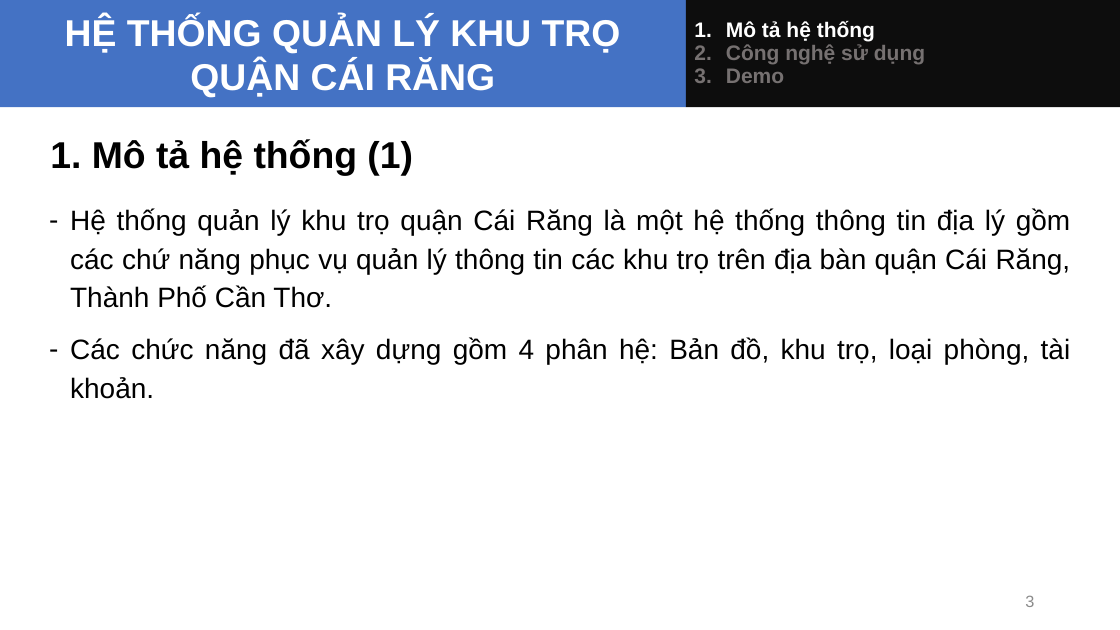
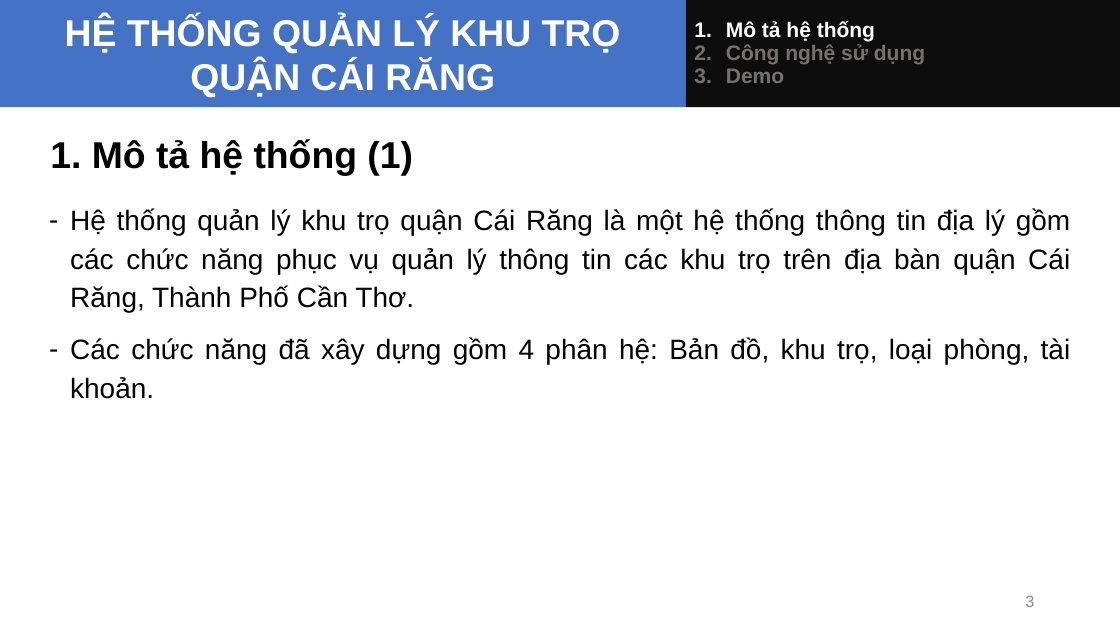
Before and after one commit to tranlyvan/khutro_cairang, a slide deck: slide 3 of Bao cao Nhom.pptx. Drawn at 1120x630 pixels with LibreOffice and Linux fonts; fonts in the diff are those of the drawing. Boxes give left, top, right and bottom in pixels: in the first picture for what was removed or moved away, otherwise in the second. Text is boxed around its words. In the diff, an @@ line names an element or a change of style, - is before the commit and + after.

```diff
--- a/Bao cao Nhom.pptx
+++ b/Bao cao Nhom.pptx
@@ text at bbox=[70, 208, 1070, 312]: text changed @@
-– Hệ thống quản lý khu trọ quận Cái Răng là một hệ thống thông tin địa lý gồm các chứ năng phục vụ quản lý thông tin các khu trọ trên địa bàn quận Cái Răng, Thành Phố Cần Thơ.
+– Hệ thống quản lý khu trọ quận Cái Răng là một hệ thống thông tin địa lý gồm các chức năng phục vụ quản lý thông tin các khu trọ trên địa bàn quận Cái Răng, Thành Phố Cần Thơ.
```
Also in this commit, not shown: 2 other slides changed, 1 slide added, 1 other file.
